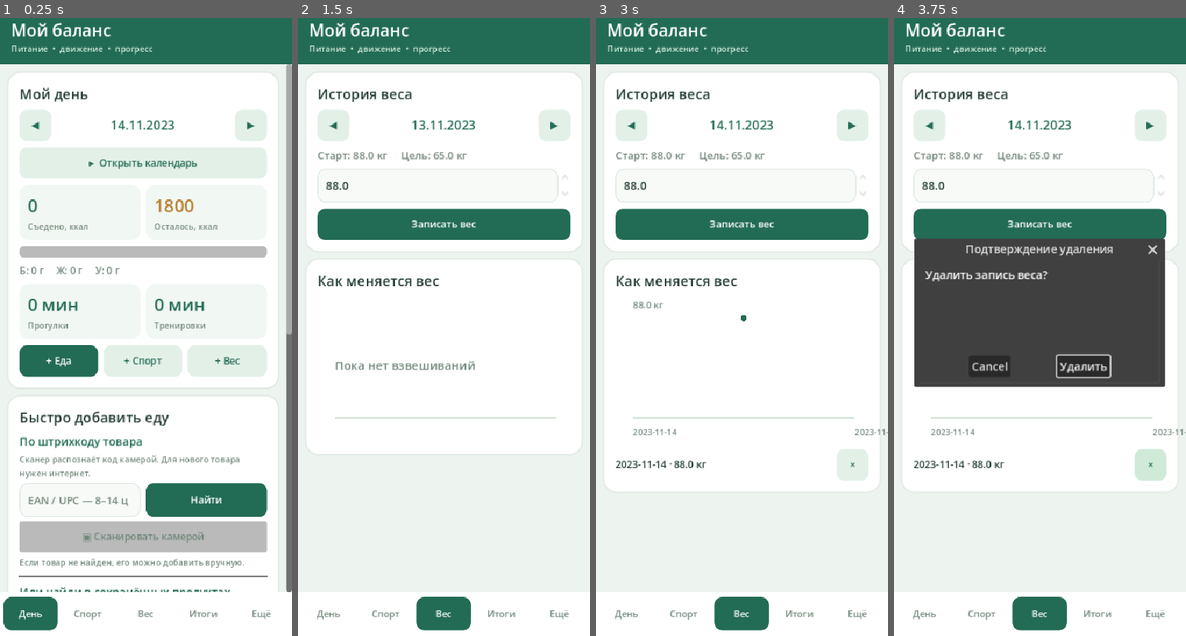
Above: before the commit, frames 1-4 (left to right).
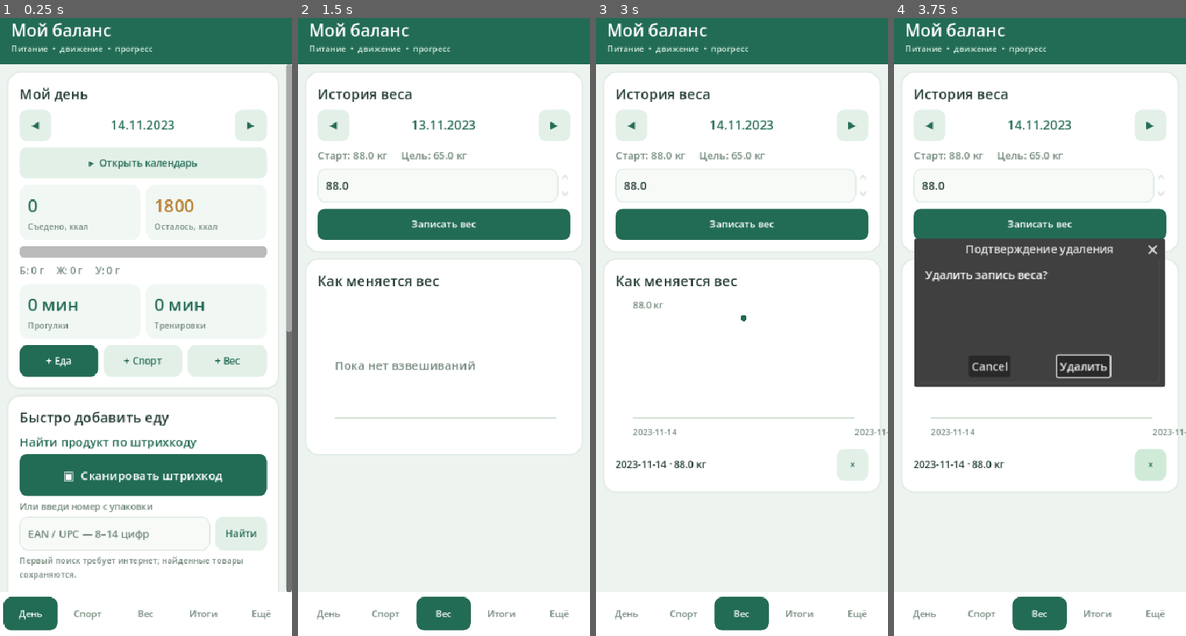
Above: after the commit, the same moments.

Repository: Domenklay/My_balance
Game: Godot game, scene res://main.tscn
Same seed, same stepped clock (60 frames per second), same inputs: the game is played once before the commit and once after it.
Inputs (mouse positions are in pixels of both pictures, inside the frame that each line leads up to):
- Up to frame 1 (0.25 s): no input
- Up to frame 2 (1.5 s): click (441, 623) at 0.52 s; type "12" at 0.6 s; click "◀" at 1.25 s
- Up to frame 3 (3 s): click "▶" at 2 s; click "Записать вес" at 2.75 s
- Up to frame 4 (3.75 s): click "×" at 3.5 s

The runs differ from the first frame. In frame 1, 13% of the frame differs, in the area x 6-100%, y 50-93%; in frame 2, nothing differs; in frame 3, nothing differs; in frame 4, less than 0.1%.

Commit message:
Godot 0.5.5: prioritize large barcode scan CTA with compact manual code lookup

Diff:
--- a/godot/src/main.gd
+++ b/godot/src/main.gd
@@ -552,22 +552,27 @@
     var barcode_panel = VBoxContainer.new()
     barcode_panel.add_theme_constant_override("separation", 6)
     parent.add_child(barcode_panel)
-    _label(barcode_panel, "По штрихкоду товара", 16, GREEN)
-    _label(barcode_panel, "Сканер распознаёт код камерой. Для нового товара нужен интернет.", 12, MUTED)
+    _label(barcode_panel, "Найти продукт по штрихкоду", 17, GREEN)
+    var camera_button = _button(barcode_panel, "▣  Сканировать штрихкод", func():
+        if barcode_scanner != null:
+            _barcode_message("Открываю сканер штрихкодов…")
+            barcode_scanner.scanBarcode()
+        else:
+            _barcode_message("Сканер камеры работает на Android с Google Play Services. Введи номер ниже.")
+    )
+    camera_button.custom_minimum_size.y = 60
+    camera_button.add_theme_font_size_override("font_size", 17)
+    if barcode_scanner == null:
+        camera_button.tooltip_text = "Сканер камеры доступен при запуске Android APK"
+    _label(barcode_panel, "Или введи номер с упаковки", 13, MUTED)
     var barcode_controls = _row(barcode_panel)
     barcode_input = _text_input(barcode_controls, "EAN / UPC — 8–14 цифр")
     barcode_input.max_length = 14
     barcode_input.virtual_keyboard_type = LineEdit.KEYBOARD_TYPE_NUMBER
-    _button(barcode_controls, "Найти", func(): _lookup_barcode(barcode_input.text))
-    var camera_button = _button(barcode_panel, "▣ Сканировать камерой", func():
-        if barcode_scanner != null:
-            _barcode_message("Открываю сканер штрихкодов…")
-            barcode_scanner.scanBarcode()
-        else:
-            _barcode_message("Камера недоступна на этом устройстве. Введи цифры под штрихкодом.")
-    )
-    camera_button.disabled = barcode_scanner == null
-    barcode_message = _label(barcode_panel, "Если товар не найден, его можно добавить вручную.", 12, MUTED)
+    var barcode_find = _button(barcode_controls, "Найти", func(): _lookup_barcode(barcode_input.text), true)
+    barcode_find.size_flags_horizontal = Control.SIZE_SHRINK_CENTER
+    barcode_find.custom_minimum_size.x = 74
+    barcode_message = _label(barcode_panel, "Первый поиск требует интернет; найденные товары сохраняются.", 12, MUTED)
     parent.add_child(HSeparator.new())
     _label(parent, "Или найди в сохранённых продуктах", 16, GREEN)
     var filtered: Array = []
@@ -578,6 +583,8 @@
     search.clear_button_enabled = true
     var favorite_only = CheckButton.new()
     favorite_only.text = "Только избранные"
+    favorite_only.add_theme_color_override("font_color", GREEN)
+    favorite_only.add_theme_font_size_override("font_size", 13)
     parent.add_child(favorite_only)
     var picker = _choice(parent, [])
     _label(parent, "Вес порции, г", 14, MUTED)
